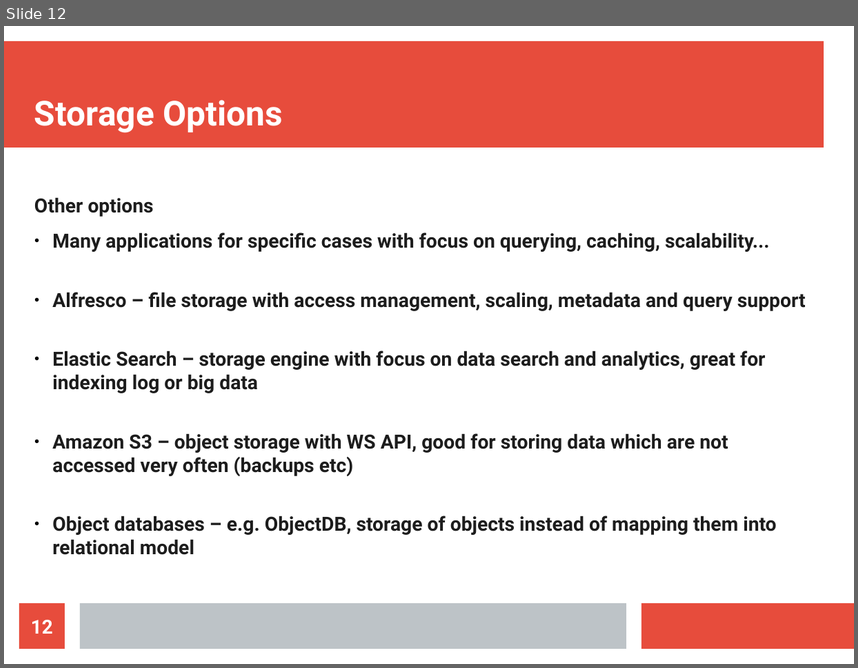
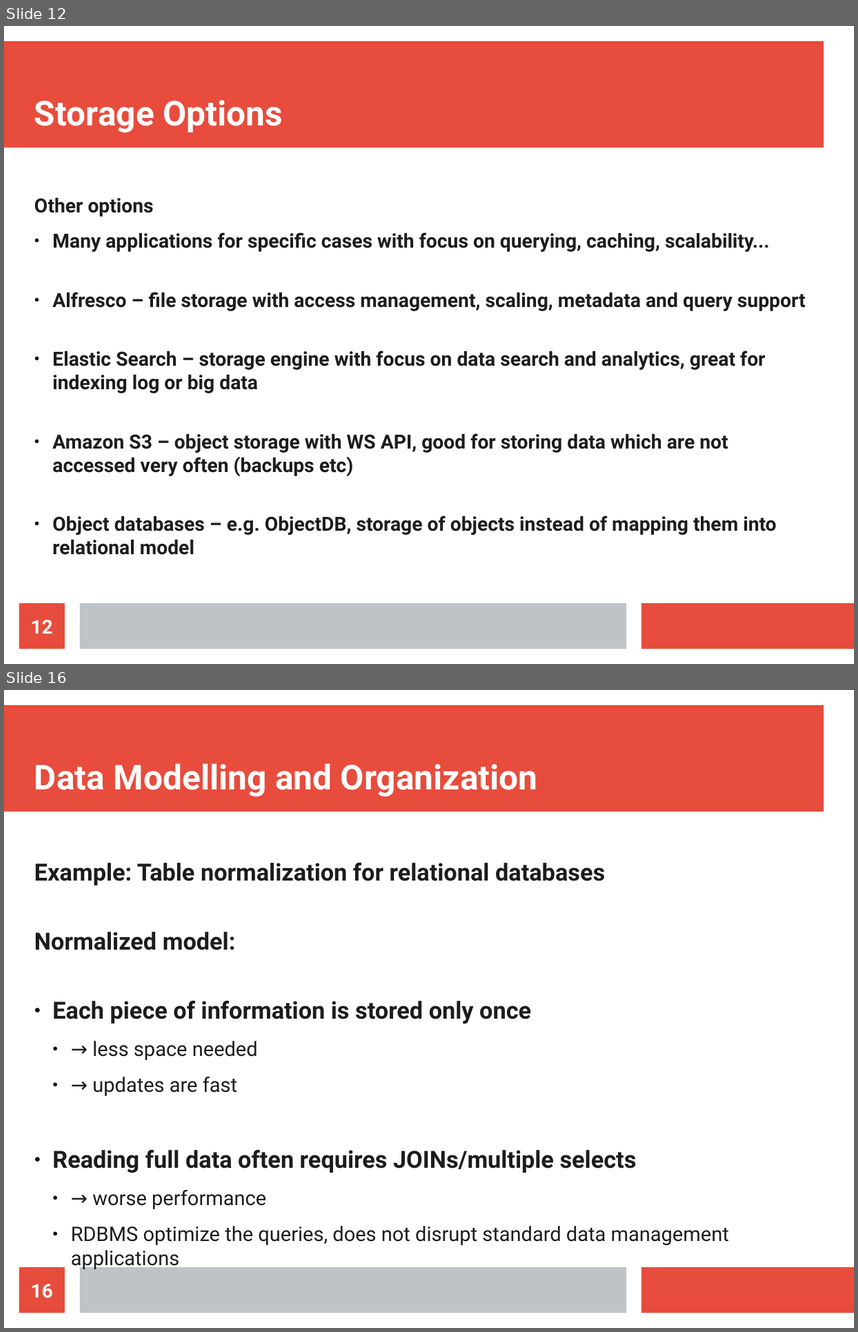
Before and after one commit to maxotta/pia-labs, a slide deck: lectures/persistence/01_persistence.odp. Shown one above the other, each under a label of ours: slide 12 before the commit, slides 12 and 16 after it; the slides between them are not shown. The pictures are 858x668 and 858x1332 pixels, drawn with LibreOffice and Linux fonts; fonts in the diff are those of the drawing. Boxes give left, top, right and bottom in pixels: in the first picture for what was removed or moved away, otherwise in the second. Text is boxed around its words. In the diff, an @@ line names an element or a change of style, - is before the commit and + after.

```diff
--- a/lectures/persistence/01_persistence.odp
+++ b/lectures/persistence/01_persistence.odp
@@ slide 16 added at (x1=4, y1=690, x2=854, y2=1328), background #FFFFFF; not listed: 3 template elements that a slide beside it also shows @@
@@ title added at (x1=34, y1=763, x2=538, y2=797), 32 pt, text #FFFFFF, bold @@
+Data Modelling and Organization
@@ text added at (x1=34, y1=862, x2=729, y2=1245), 22.1 pt, text #1C1C1C, bold @@
+Example: Table normalization for relational databases
+Normalized model:
+● Each piece of information is stored only once
+  ● → less space needed
+  ● → updates are fast
+● Reading full data often requires JOINs/multiple selects
+  ● → worse performance
+  ● RDBMS optimize the queries, does not disrupt standard data management applications
@@ page number added at (x1=19, y1=1267, x2=65, y2=1312), fill #E74C3C, 18 pt, text #FFFFFF, bold @@
+16
```
Also in this commit, not shown: 28 other slides added, 1 slide removed, 2 other files.
